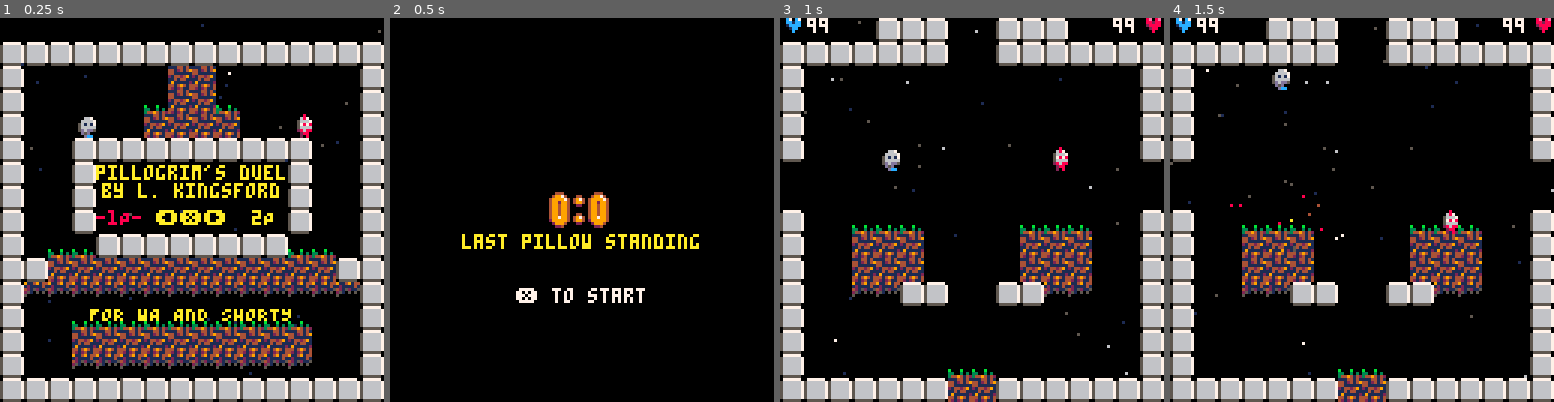
Above: before the commit, frames 1-4 (left to right).
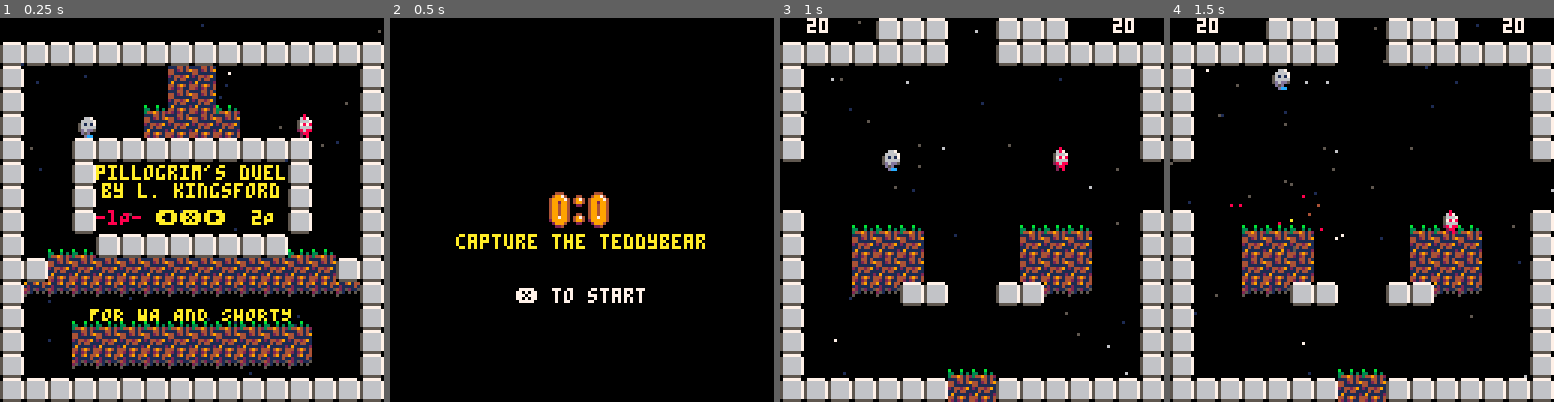
Above: after the commit, the same moments.

Repository: lkingsford/pico8-projects
Game: PICO-8 cartridge plat1.p8
Same seed, same stepped clock (60 frames per second), same inputs: the game is played once before the commit and once after it.
Inputs:
- Up to frame 1 (0.25 s): no input
- Up to frame 2 (0.5 s): tap X (X key) at 0.33 s
- Up to frame 3 (1 s): tap O (Z key) at 0.7 s
- Up to frame 4 (1.5 s): tap X (X key) at 1.07 s

Frame 1 is identical in both runs. In frame 2, 1.1% of the frame differs, in the area x 17-83%, y 56-61%; in frame 3, 0.3%; in frame 4, 0.3%.

Commit message:
Working capture the teddy mode

Diff:
--- a/plat1.p8
+++ b/plat1.p8
@@ -14,9 +14,11 @@
 	MAP_COUNT = 4
 	ITEMS = {lazgun, launcher, holy_hand_grenade}
 	FIREY_PART_COLORS = {7,8,8,9,9,9,10,10,10,10}
-	MODES = {{text="last pillow standing", init=init_lps, update=update_lps, draw=draw_lps}}
-			 --{text="capture the flag", init=init_captureflag, update=update_captureflag, draw=draw_captureflag}}
+	MODES = {{text="last pillow standing", init=init_lps, update=update_lps, draw=draw_lps},
+			 {text="capture the teddybear", init=init_captureflag, update=update_captureflag, draw=draw_captureflag}}
 	WIN_SCORE = 5
+	LPS_HEALTH = 99
+	CTF_TIME = 20
 end
 
 -->8
@@ -547,12 +549,20 @@
 		s.time -= 1
 		if s.time <= 0 then
 			del(spawns, s)
-			local a = new_actor(68, crate_logic)
-			a.x = s.loc.x * 8
-			a.y = s.loc.y * 8
-			a.exploded = crate_exploded
-			a.action = crate_action
-			add(actors, a)
+			if not to_spawn then
+				local a = new_actor(68, crate_logic)
+				a.x = s.loc.x * 8
+				a.y = s.loc.y * 8
+				a.exploded = crate_exploded
+				a.action = crate_action
+				add(actors, a)
+			else
+				local a = to_spawn()
+				a.x = s.loc.x * 8
+				a.y = s.loc.y * 8
+				add(actors, a)
+				to_spawn = nil
+			end
 		end
 		if flr(s.time) == 15 then
 			sfx(8)
@@ -620,6 +630,7 @@
 	a.exploded = exploded
 	a.explosion_damage = 10
 	a.hit_damage = 1
+	a.capture_time = -1
 	return a
 end
 
@@ -690,6 +701,8 @@
 
 	actors={p0,p1}
 
+	to_spawn = nil -- Set, because set by some modes
+
 	anim_t = 8
 	anim_f = 0
 	init_back()
@@ -725,15 +738,15 @@
 		del(actors, p1)
 	elseif winner == 0 then
 		round_ended = true
+		round_end_text = "point to the pillowgrim"
+		round_end_color = 12
+		p0_score += 1
+		del(actors, p0)
+	else
+		round_ended = true
 		round_end_text = "point to the punk"
 		round_end_color = 8
 		p1_score += 1
-		del(actors, p0)
-	else
-		round_ended = true
-		round_end_text = "point to pillowgrim"
-		round_end_color = 12
-		p0_score += 1
 		del(actors, p1)
 	end
 end
@@ -756,17 +769,17 @@
 -- last pillow standing
 
 function init_lps()
-	p0.hp = 99
-	p1.hp = 99
+	p0.hp = LPS_HEALTH
+	p1.hp = LPS_HEALTH
 end
 
 function update_lps()
 	if p0.hp <= 0 and p1.hp <= 0 then
 		round_end(-1)
 	elseif p0.hp <= 0 then
+		round_end(1)
+	elseif p1.hp <= 0 then
 		round_end(0)
-	elseif p1.hp <= 0 then
-		round_end(1)
 	end
 end
 
@@ -785,15 +798,45 @@
 	spr(64,120,0)
 end
 
--- capture the flag
+
+-- capture the teddybear (flag)
 
 function init_captureflag()
+	to_spawn = teddybear
+	p0.capture_time = CTF_TIME
+	p1.capture_time = CTF_TIME
 end
 
 function update_captureflag()
+	if p0.capture_time <= 0 then
+		p0.capture_time = 0
+		round_end(0)
+	elseif p1.capture_time <= 0 then
+		round_end(1)
+	end
+end
+
+function format_capture_time(time)
+	if time > 10 then
+		return tostring(flr(time))
+	else
+		local z = tostring(time)
+		return sub(z,1,3)
+	end
+end
+
+function capture_time_color(time)
+	if time > 10 then return 7
+	elseif time > 8 then return 10
+	elseif time > 4 then return 9
+	else return 8 end
 end
 
 function draw_captureflag()
+	if round_ended then return end
+	print(format_capture_time(p0.capture_time),9,0,capture_time_color(p0.capture_time))
+	local p1_time = format_capture_time(p1.capture_time)
+	print(p1_time,119-#p1_time*4,0,capture_time_color(p1.capture_time))
 end
 
 -->8
@@ -1163,6 +1206,25 @@
 		explode(laser)
 	end
 end
+
+function teddybear()
+	teddy = new_actor(96)
+	teddy.logic = teddy_logic
+	teddy.t = 15
+	teddy.r = 8
+	return teddy
+end
+
+function teddy_logic(ted)
+	if ted.held_by then
+		ted.held_by.capture_time -= .033 -- .033 is 1/30th of a second
+		if ted.held_by.capture_time <= 0 then
+			ted.t -= 1
+			if ted.t == 0 then explode(ted) end
+		end
+	end
+end
+
 __gfx__
 00000000000000000000000000000000000000000000000000000000000000000777777011144141000000000000000000000000000000000000000000000000
 00000000000000000006670000055500000000000000000000000000000000005666666744124149000000000000000000000000000000000000000000000000
@@ -1212,14 +1274,14 @@
 00000c000000000000c000000000000000000000565656568555588e003630300030b30b00000000000000000000000000000000000000000000000000000000
 000000000000000000000000000000000000000000110000852528800001000000033bb000000000000000000000000000000000000000000000000000000000
 00000000000000000000000000000000000000000110000020000000001000000000000000000000000000000000000000000000000000000000000000000000
-00000000000000000000000000000000000000000000000000000000000000000000000000000000000000000000000000000000000000000000000000000000
-00000000000000000000000000000000000000000000000000000000000000000000000000000000000000000000000000000000000000000000000000000000
-00000000000000000000000000000000000000000000000000000000000000000000000000000000000000000000000000000000000000000000000000000000
-00000000000000000000000000000000000000000000000000000000000000000000000000000000000000000000000000000000000000000000000000000000
-00000000000000000000000000000000000000000000000000000000444000044000044400004440000004400044444000044400444440004440000444000000
-00000000000000000000000000000000000000000000000000000004997400497400499740049974000049740499997404999444999974049974004997400440
-00000000000000000000000000000000000000000000000000000049999744997404999974499997400499940499999449999744999994499997449999744974
-00000000000000000000000000000000000000000000000000000049929944999404994994499299404999940494222449929940444994499299449929744994
+44000440000000000000000000000000000000000000000000000000000000000000000000000000000000000000000000000000000000000000000000000000
+4f444f40000000000000000000000000000000000000000000000000000000000000000000000000000000000000000000000000000000000000000000000000
+04444400000000000000000000000000000000000000000000000000000000000000000000000000000000000000000000000000000000000000000000000000
+04141400000000000000000000000000000000000000000000000000000000000000000000000000000000000000000000000000000000000000000000000000
+044f4400000000000000000000000000000000000000000000000000444000044000044400004440000004400044444000044400444440004440000444000000
+55444550000000000000000000000000000000000000000000000004997400497400499740049974000049740499997404999444999974049974004997400440
+ff4f4ff0000000000000000000000000000000000000000000000049999744997404999974499997400499940499999449999744999994499997449999744974
+f4fff4f0000000000000000000000000000000000000000000000049929944999404994994499299404999940494222449929940444994499299449929744994
 00000000000000000000000000000000000000000000000000000049949940299400444994042499449999940494440049944400004994499499449949940220
 00000000000000000000000000000000000000000000000000000049949940499400049940004994049929940499974049999400049940029994049949940000
 00000000000000000000000000000000000000000000000000000049949940499400049940004974049449940499997449929740049940049974004999940000
Not shown, changed: carts/plat1.p8.png
